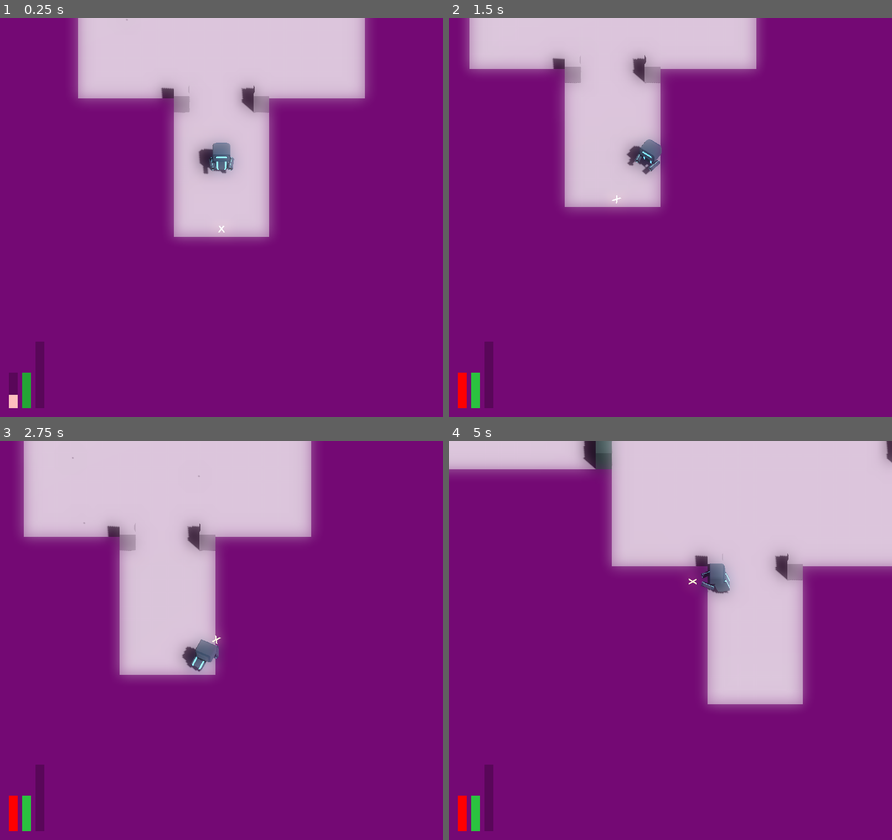
Above: before the commit, frames 1-4 (two rows, left to right).
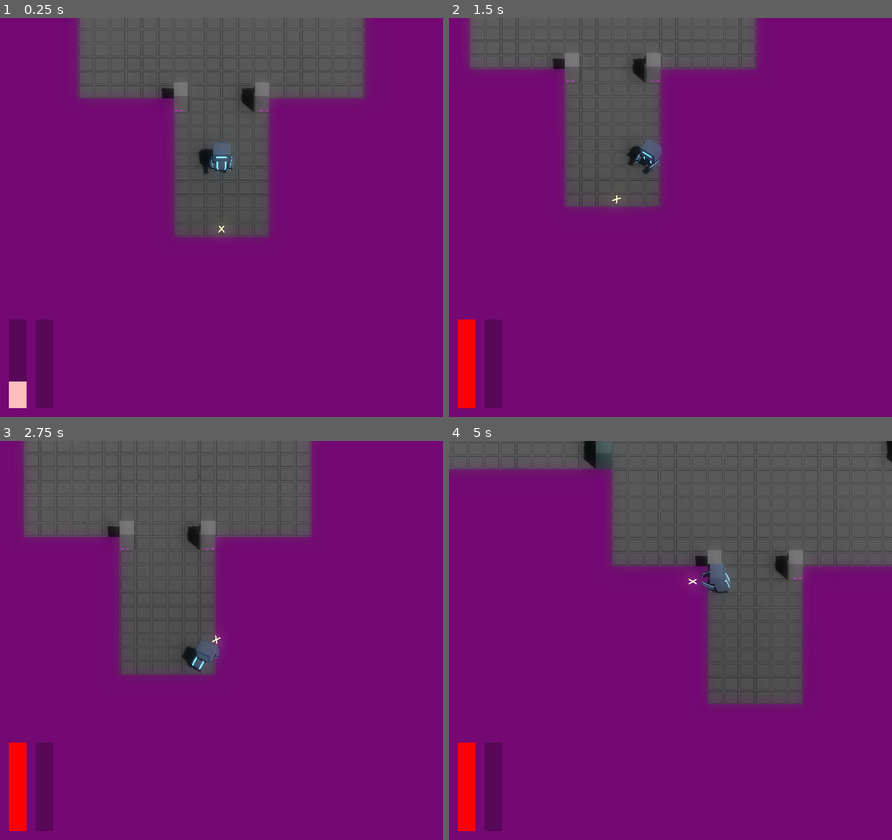
Above: after the commit, the same moments.

Repository: JackEvans24/bullet-absorb
Game: Godot game, scene res://scenes/main.tscn
Same seed, same stepped clock (60 frames per second), same inputs: the game is played once before the commit and once after it.
Inputs (mouse positions are in pixels of both pictures, inside the frame that each line leads up to):
- Up to frame 1 (0.25 s): no input
- Up to frame 2 (1.5 s): move the mouse to (767, 197) at 0.52 s; hold D (move_right) 0.53-1.28 s; tap Space (dash) at 0.6 s; move the mouse to (581, 237) at 1.27 s; hold S (move_back) from 1.28 s (still down); tap Ctrl (absorb) at 1.35 s
- Up to frame 3 (2.75 s): tap Space (dash) at 1.55, 2.1 s; move the mouse to (265, 552) at 2.02 s; release S (move_back) at 2.03 s; hold D (move_right) from 2.03 s (still down)
- Up to frame 4 (5 s): move the mouse to (648, 720) at 2.77 s; release D (move_right) at 2.78 s; hold W (move_forward) 2.78-3.53 s; click (648, 720) at 2.85 s; tap Space (dash) at 3.05, 3.6, 4.55 s; move the mouse to (803, 700) at 3.52 s; hold A (move_left) from 3.53 s (still down); move the mouse to (537, 580) at 4.27 s; tap Ctrl (absorb) at 4.35 s

The runs differ from the first frame. In frame 1, 23% of the frame differs, in the area x 2-83%, y 0-98%; in frame 2, 18%; in frame 3, 25%; in frame 4, 32%, in the area x 0-100%, y 0-98%.

Commit message:
chore: remove stamina bar from HUD, update other bar sizes

Diff:
--- a/scenes/hud.tscn
+++ b/scenes/hud.tscn
@@ -12,34 +12,19 @@
 anchor_top = 1.0
 anchor_right = 0.0
 offset_left = 20.0
-offset_top = -100.0
-offset_right = 40.0
+offset_top = -220.0
+offset_right = 60.0
 offset_bottom = -20.0
 grow_horizontal = 1
 grow_vertical = 0
-
-[node name="StaminaBar" parent="." instance=ExtResource("2_pxq8q")]
-anchors_preset = 2
-anchor_top = 1.0
-anchor_right = 0.0
-offset_left = 50.0
-offset_top = -100.0
-offset_right = 70.0
-offset_bottom = -20.0
-grow_horizontal = 1
-grow_vertical = 0
-bar_speed = 6.0
-bar_colour = Color(0.1672, 0.76, 0.24624, 1)
-color_decay = 2.0
-flash_colour = Color(0.1166, 0.53, 0.17172, 1)
 
 [node name="PowerBar" parent="." instance=ExtResource("2_pxq8q")]
 anchors_preset = 2
 anchor_top = 1.0
 anchor_right = 0.0
 offset_left = 80.0
-offset_top = -170.0
-offset_right = 100.0
+offset_top = -220.0
+offset_right = 120.0
 offset_bottom = -20.0
 grow_horizontal = 1
 grow_vertical = 0
--- a/scripts/ui/hud.gd
+++ b/scripts/ui/hud.gd
@@ -5,7 +5,6 @@
 
 @onready var health_bar: Bar = $HealthBar
 @onready var power_bar: Bar = $PowerBar
-@onready var stamina_bar: Bar = $StaminaBar
 @onready var death_overlay: ColorRect = $DeathOverlay
 
 var saved_dash_state := true
@@ -13,7 +12,6 @@
 func update(player: Player):
 	update_bar(health_bar, player.stats.max_health, player.current_health)
 	update_bar(power_bar, player.stats.max_power, player.power_count)
-	update_bar(stamina_bar, 1.0, 1.0 if saved_dash_state else 0.0)
 
 func update_bar(bar: Bar, max_value: float, current_value: float):
 	bar.max_value = max_value
@@ -25,10 +23,6 @@
 func _on_power_count_changed(count: float):
 	power_bar.update_value(count)
 
-func _on_can_dash_changed(can_dash: bool):
-	saved_dash_state = can_dash
-	stamina_bar.update_value(1.0 if saved_dash_state else 0.0)
-
 func _on_player_died():
 	await get_tree().create_timer(death_overlay_timer).timeout
 	death_overlay.visible = true
